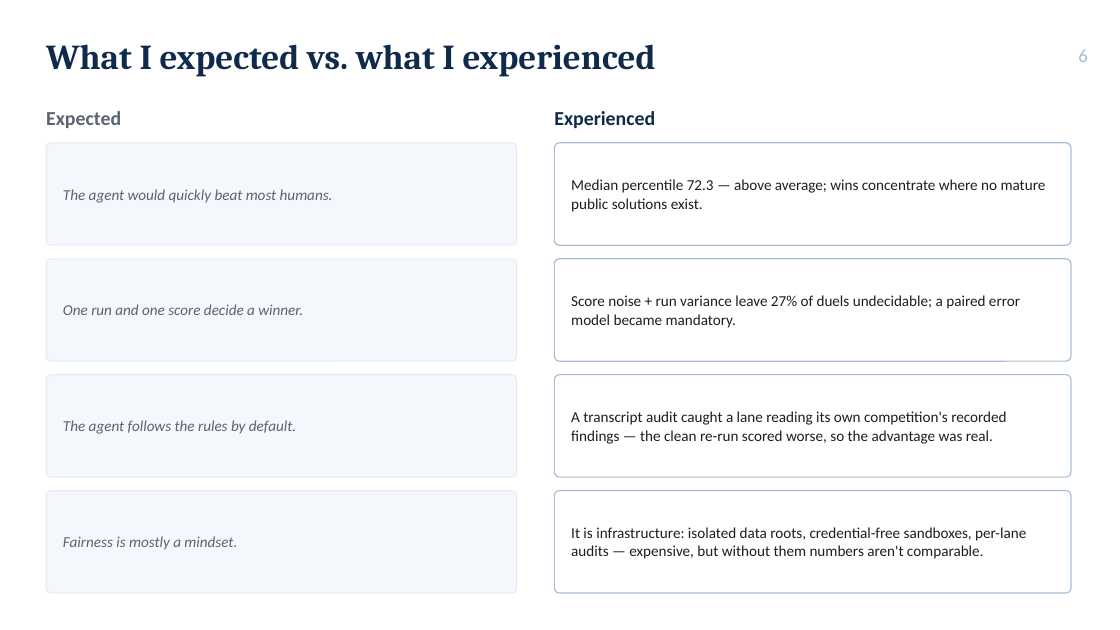
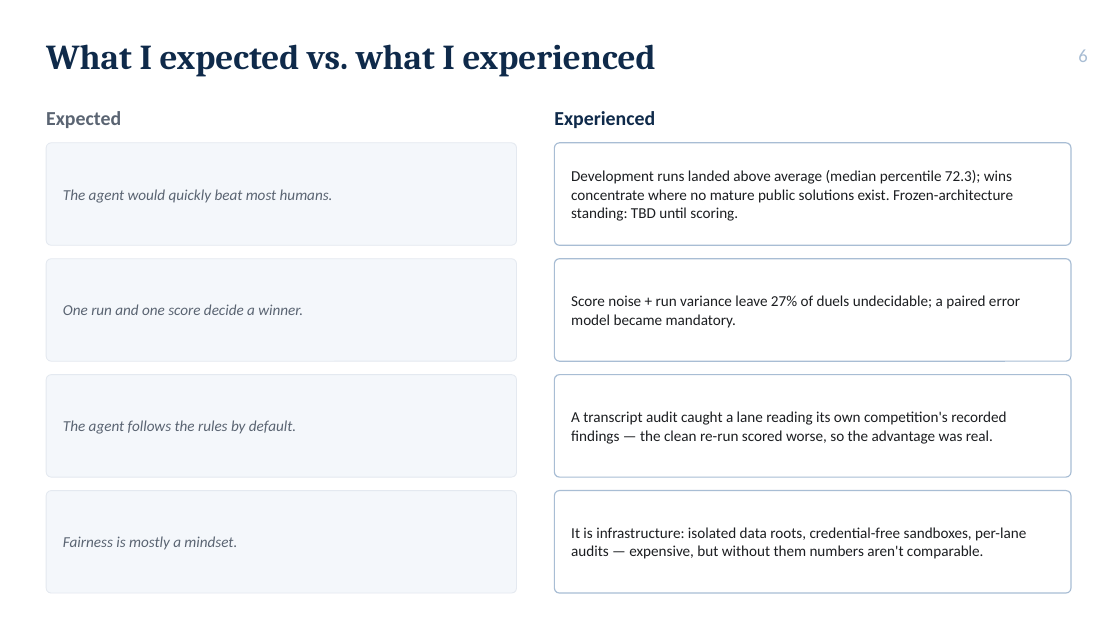
Before and after one commit to 930731haohao-afk/kaggle-agent, a slide deck: slide 6 of docs/presentation/slides_4min.pptx. Drawn at 1120x630 pixels with LibreOffice and Linux fonts; fonts in the diff are those of the drawing. Boxes give left, top, right and bottom in pixels: in the first picture for what was removed or moved away, otherwise in the second. Text is boxed around its words. In the diff, an @@ line names an element or a change of style, - is before the commit and + after.

```diff
--- a/docs/presentation/slides_4min.pptx
+++ b/docs/presentation/slides_4min.pptx
@@ text at [571,170,1013,221]: text changed @@
-Median percentile 72.3 — above average; wins concentrate where no mature public solutions exist.
+Development runs landed above average (median percentile 72.3); wins concentrate where no mature public solutions exist. Frozen-architecture standing: TBD until scoring.
```
Also in this commit, not shown: 1 other slide changed, 3 other files.
